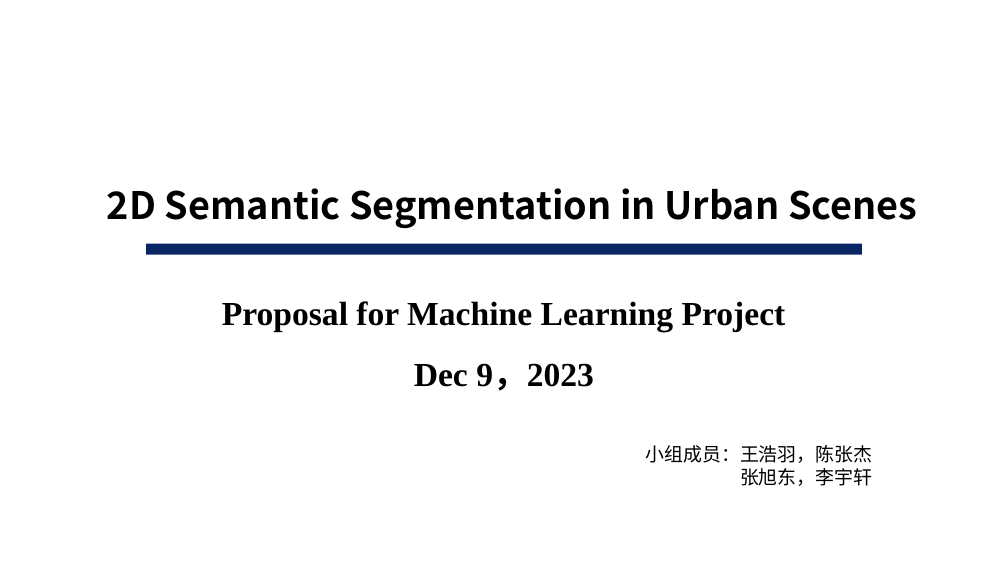
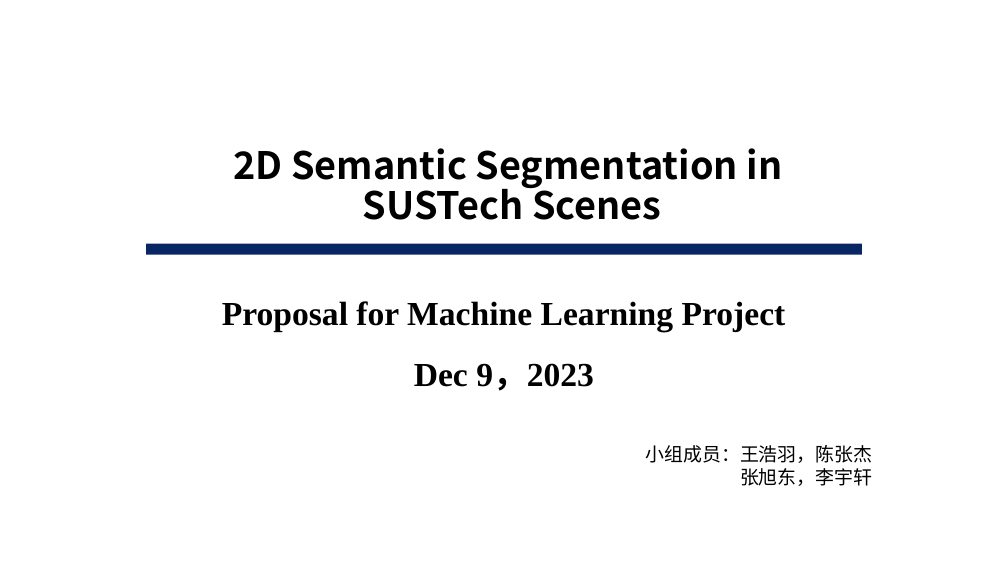
Before and after one commit to starga2er777/CS405_Project_SUSTech, a slide deck: slide 1 of proposal.pptx. Drawn at 1008x567 pixels with LibreOffice and Linux fonts; fonts in the diff are those of the drawing. Boxes give left, top, right and bottom in pixels: in the first picture for what was removed or moved away, otherwise in the second. Text is boxed around its words. In the diff, an @@ line names an element or a change of style, - is before the commit and + after.

Commit message:
[update] ppt

```diff
--- a/proposal.pptx
+++ b/proposal.pptx
@@ title at <box>233,148,783,220</box>: text changed @@
-2D Semantic Segmentation in Urban Scenes
+2D Semantic Segmentation in
+SUSTech Scenes
```
Also in this commit, not shown: 3 other slides changed, 4 slides added.
